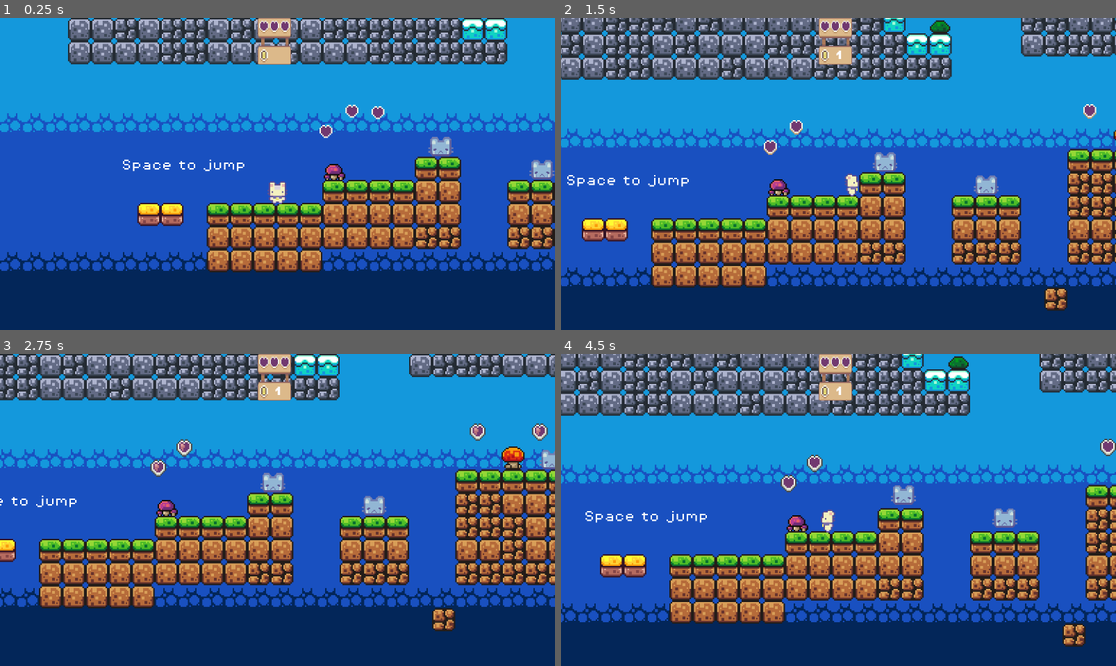
Above: before the commit, frames 1-4 (two rows, left to right).
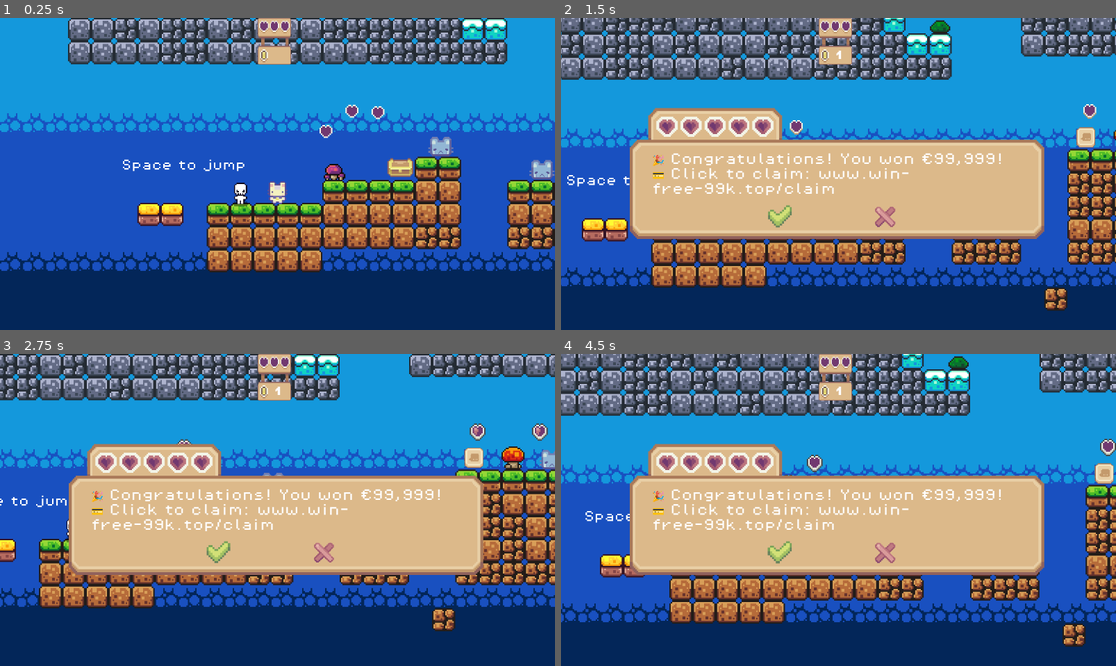
Above: after the commit, the same moments.

Repository: JasmineJ11/SafeBunny
Game: Godot game, scene res://scences/game.tscn
The game is run twice, just before and just after one commit, with the same random seed, the same clock (stepped at 60 frames per second) and the same inputs.
Inputs:
- Up to frame 1 (0.25 s): no input
- Up to frame 2 (1.5 s): hold Right (move_right) from 0.53 s (still down); tap Space (jump) at 0.77 s
- Up to frame 3 (2.75 s): tap Space (jump) at 1.52 s; tap Enter at 2 s; release Right (move_right) at 2.03 s; hold Left (move_left) from 2.03 s (still down)
- Up to frame 4 (4.5 s): tap Enter at 2.75, 3.5 s; release Left (move_left) at 2.78 s; hold Right (move_right) 2.78-4.28 s; tap Space (jump) at 3.02, 3.77 s; hold Left (move_left) from 4.28 s (still down)

The runs differ from the first frame. In frame 1, 0.4% of the frame differs, in the area x 41-75%, y 44-61%; in frame 2, 26%, in the area x 12-97%, y 28-71%; in frame 3, 26%; in frame 4, 26%.

Commit message:
add notification sound

Diff:
--- a/scences/game.tscn
+++ b/scences/game.tscn
@@ -753,15 +753,15 @@
 
 [node name="TreasureChest" parent="TreasureChests" unique_id=139621350 instance=ExtResource("15_4jcax")]
 process_mode = 3
-position = Vector2(467, 15)
+position = Vector2(118, 14)
 collision_mask = 2
 
 [node name="Monster" parent="." unique_id=289106508 instance=ExtResource("18_3sylk")]
-position = Vector2(377, 31)
+position = Vector2(7, 31)
 collision_mask = 2
 
 [node name="BullyMessage" parent="." unique_id=561950687 instance=ExtResource("19_6hct1")]
-position = Vector2(630, -57)
+position = Vector2(285, -17)
 collision_mask = 2
 script = ExtResource("19_udhis")
 
--- a/scences/game_manager.tscn
+++ b/scences/game_manager.tscn
@@ -1,6 +1,10 @@
 [gd_scene format=3 uid="uid://bdee6qrks4pdf"]
 
 [ext_resource type="Script" uid="uid://bd0bxlq84buib" path="res://scripts/game_manager.gd" id="1_phema"]
+[ext_resource type="AudioStream" uid="uid://c3xfpojg2pahs" path="res://assets/sounds/new-notification.mp3" id="2_wp6ku"]
 
 [node name="GameManager" type="Node" unique_id=64977201]
 script = ExtResource("1_phema")
+
+[node name="NotificationSound" type="AudioStreamPlayer" parent="." unique_id=632802152]
+stream = ExtResource("2_wp6ku")
--- a/scences/monster.tscn
+++ b/scences/monster.tscn
@@ -70,19 +70,20 @@
 }]
 
 [sub_resource type="RectangleShape2D" id="RectangleShape2D_nq3v6"]
-size = Vector2(13, 18)
+size = Vector2(9, 14)
 
 [node name="Monster" type="Area2D" unique_id=2054181259]
 script = ExtResource("1_rvt0e")
 
 [node name="AnimatedSprite2D" type="AnimatedSprite2D" parent="." unique_id=1545630423]
-position = Vector2(0, -7)
+position = Vector2(0, -4.0000005)
+scale = Vector2(0.8125, 0.8125)
 sprite_frames = SubResource("SpriteFrames_oojao")
 autoplay = "default"
 frame_progress = 0.8526615
 
 [node name="CollisionShape2D" type="CollisionShape2D" parent="." unique_id=1102111815]
-position = Vector2(0, -9)
+position = Vector2(1, -7)
 shape = SubResource("RectangleShape2D_nq3v6")
 
 [node name="SuccessSound" type="AudioStreamPlayer2D" parent="." unique_id=1107712056]
--- a/scripts/bully_message.gd
+++ b/scripts/bully_message.gd
@@ -147,6 +147,8 @@
 		is_triggered = true
 		current_round = 0
 		show_round()
+		game_manager.play_notification_sound()
+
 
 
 func show_round():
--- a/scripts/game_manager.gd
+++ b/scripts/game_manager.gd
@@ -1,6 +1,8 @@
 extends Node
 @onready var score_label: Label = %ScoreLabel
 @onready var sms_panel: Panel = %SMSPanel
+@onready var notification_sound: AudioStreamPlayer = $NotificationSound
+
 
 
 var score = 0
@@ -28,8 +30,14 @@
 # 邀请玩家参加生日聚会
 func show_invitation():
 	sms_panel.show()
+	play_notification_sound()
+
 # 点击确认后隐藏邀请面板
 func _on_button_pressed() -> void:
 	sms_panel.hide()
 
+func play_notification_sound():
+	if notification_sound:
+		notification_sound.play()
+
 #############################################
--- a/scripts/monster.gd
+++ b/scripts/monster.gd
@@ -18,6 +18,8 @@
 	if body.name == "Player" and not is_triggered:
 		is_triggered = true
 		start_pwevent()
+		game_manager.play_notification_sound()
+
 
 func start_pwevent():
 	password_panel.show()
--- a/scripts/treasure_chest.gd
+++ b/scripts/treasure_chest.gd
@@ -29,6 +29,7 @@
 # --- 2. start the window ---
 func start_scam_event():
 	chest_panel.show()
+	game_manager.play_notification_sound()
 	if blur_bg: blur_bg.show()
 	yes_button.show()
 	no_button.show()
Not shown, added: assets/sounds/new-notification.mp3.import
Not shown, added: assets/sounds/new-notification.mp3
